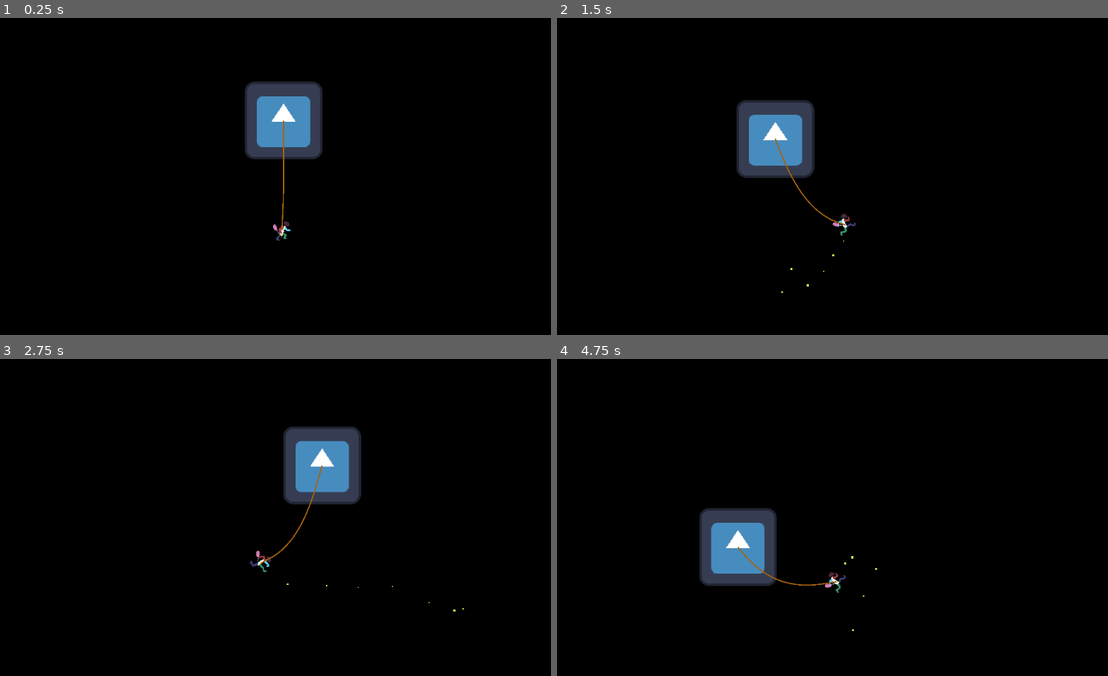
Above: before the commit, frames 1-4 (two rows, left to right).
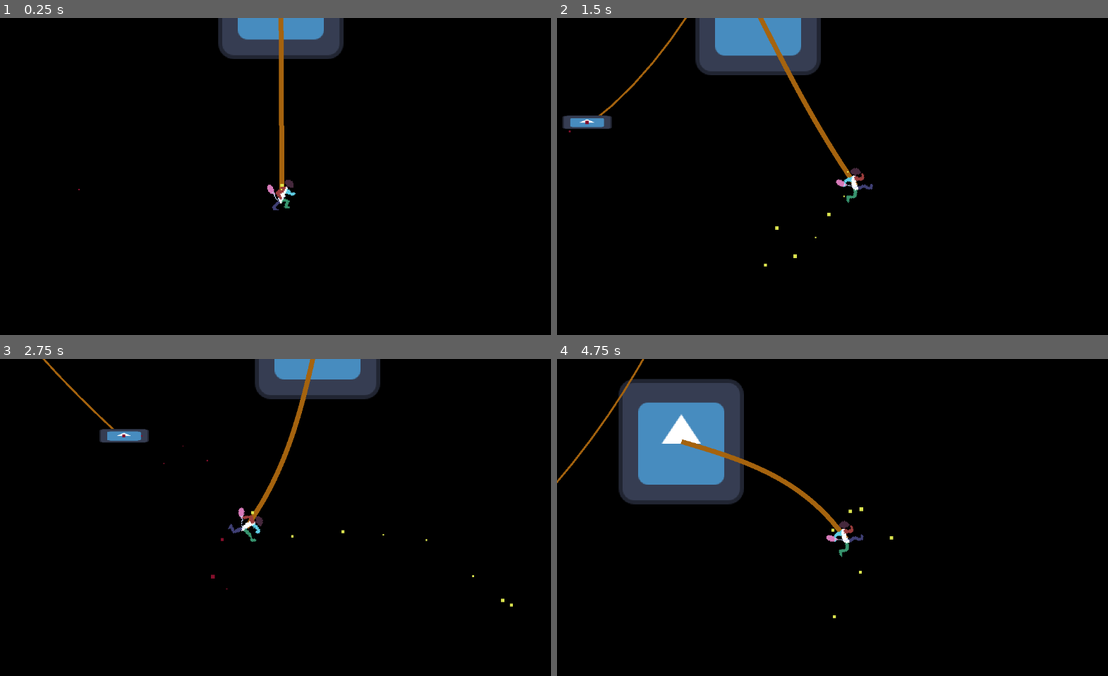
Above: after the commit, the same moments.

Repository: Cosillow/Hello_Gadot
Game: Godot game, scene res://scenes/test_scene_spring.tscn
Same seed, same stepped clock (60 frames per second), same inputs: the game is played once before the commit and once after it. This scene is started directly instead of the project's main scene. The engine's default icon, where the game draws it, is replaced by a stand-in: a white triangle on a blue panel in a dark square.
Inputs:
- Up to frame 1 (0.25 s): no input
- Up to frame 2 (1.5 s): hold Right (move_right) from 0.53 s (still down); tap Z (jump) at 0.77 s
- Up to frame 3 (2.75 s): tap Z (jump) at 1.52 s; release Right (move_right) at 2.03 s; hold Left (move_left) from 2.03 s (still down)
- Up to frame 4 (4.75 s): release Left (move_left) at 2.78 s; hold Right (move_right) 2.78-4.28 s; tap Z (jump) at 3.02, 3.77, 4.52 s; hold Left (move_left) from 4.28 s (still down)

The runs differ from the first frame. In frame 1, 6.7% of the frame differs, in the area x 14-63%, y 0-71%; in frame 2, 8.7%; in frame 3, 7.5%; in frame 4, 13%, in the area x 0-62%, y 0-86%.

Commit message:
swinging with realistic rotation

Diff:
--- a/scenes/player_rigid.gd
+++ /dev/null
@@ -1,11 +0,0 @@
-extends RigidBody2D
-
-@export var thrust = Vector2(50, 0)
-
-func _integrate_forces(state: PhysicsDirectBodyState2D) -> void:
-
-	var direction = Input.get_axis("move_left", "move_right")
-	if direction:
-		state.apply_force(thrust*direction)
-	else:
-		state.apply_force(Vector2.ZERO)
--- a/scenes/rigid_player.tscn
+++ b/scenes/rigid_player.tscn
@@ -1,7 +1,12 @@
-[gd_scene load_steps=13 format=3 uid="uid://bjrwrl5n4ev21"]
+[gd_scene load_steps=14 format=3 uid="uid://bjrwrl5n4ev21"]
 
-[ext_resource type="Script" path="res://scenes/player_rigid.gd" id="1_01crn"]
+[ext_resource type="Script" path="res://scripts/player_rigid.gd" id="1_h10yg"]
 [ext_resource type="Texture2D" uid="uid://dgx80asesftnt" path="res://first-run-animation-Sheet.png" id="2_yedgc"]
+
+[sub_resource type="PhysicsMaterial" id="PhysicsMaterial_phg60"]
+resource_name = "bouncy"
+friction = 0.5
+bounce = 0.3
 
 [sub_resource type="RectangleShape2D" id="RectangleShape2D_drmvv"]
 size = Vector2(21, 32)
@@ -71,16 +76,16 @@
 }]
 
 [node name="RigidPlayer" type="RigidBody2D"]
-position = Vector2(397, 74)
-script = ExtResource("1_01crn")
-thrust = Vector2(450, 0)
-metadata/_edit_group_ = true
+z_index = 5
+physics_material_override = SubResource("PhysicsMaterial_phg60")
+center_of_mass_mode = 1
+script = ExtResource("1_h10yg")
 
 [node name="CollisionShape2D" type="CollisionShape2D" parent="."]
-position = Vector2(0.5, 0)
+position = Vector2(0, 16)
 shape = SubResource("RectangleShape2D_drmvv")
 
-[node name="AnimatedSprite2D" type="AnimatedSprite2D" parent="."]
+[node name="AnimatedSprite2D" type="AnimatedSprite2D" parent="CollisionShape2D"]
 sprite_frames = SubResource("SpriteFrames_tn2e2")
 autoplay = "default"
 
@@ -93,9 +98,3 @@
 initial_velocity_max = 182.93
 scale_amount_max = 4.0
 color = Color(0.858824, 0.890196, 0.309804, 1)
-
-[node name="Camera2D" type="Camera2D" parent="."]
-offset = Vector2(0, -87)
-zoom = Vector2(1.24, 1.24)
-position_smoothing_enabled = true
-position_smoothing_speed = 10.0
--- a/scenes/test_scene_spring.tscn
+++ b/scenes/test_scene_spring.tscn
@@ -1,7 +1,9 @@
-[gd_scene load_steps=5 format=3 uid="uid://b1iw8hn81mj0w"]
+[gd_scene load_steps=7 format=3 uid="uid://b1iw8hn81mj0w"]
 
 [ext_resource type="Texture2D" uid="uid://c5qd8de4d3ab1" path="res://icon.svg" id="1_82kyp"]
 [ext_resource type="PackedScene" uid="uid://bjrwrl5n4ev21" path="res://scenes/rigid_player.tscn" id="1_j1xu6"]
+[ext_resource type="PackedScene" uid="uid://1xojv1oq0tpf" path="res://scenes/SwingingPlatform.tscn" id="2_rqgnu"]
+[ext_resource type="PackedScene" uid="uid://bh10roc2g4e84" path="res://scenes/platform.tscn" id="4_7vnmx"]
 [ext_resource type="PackedScene" uid="uid://bjxxbc7q2u1o8" path="res://scenes/rope.tscn" id="4_51orl"]
 
 [sub_resource type="RectangleShape2D" id="RectangleShape2D_hbe1n"]
@@ -9,7 +11,14 @@
 
 [node name="Node2D" type="Node2D"]
 
-[node name="RigidPlayer" parent="." instance=ExtResource("1_j1xu6")]
+[node name="RigidPlayer2" parent="." node_paths=PackedStringArray("rope") instance=ExtResource("1_j1xu6")]
+position = Vector2(401, 79)
+rope = NodePath("../StaticBody2D2/Rope")
+
+[node name="Camera2D" type="Camera2D" parent="RigidPlayer2"]
+zoom = Vector2(2, 2)
+position_smoothing_enabled = true
+position_smoothing_speed = 10.0
 
 [node name="StaticBody2D2" type="StaticBody2D" parent="."]
 position = Vector2(400, -100)
@@ -22,14 +31,24 @@
 
 [node name="Rope" parent="StaticBody2D2" node_paths=PackedStringArray("attached") instance=ExtResource("4_51orl")]
 ropeLength = 175.0
+tightness = 40
 constrain = 6.0
-gravityAdjustment = 30.0
-attached = NodePath("../../RigidPlayer")
+gravityAdjustment = -20.0
+width = 5.0
+attached = NodePath("../../RigidPlayer2/CollisionShape2D")
 
 [node name="PinJoint2D" type="PinJoint2D" parent="StaticBody2D2"]
 node_a = NodePath("..")
-node_b = NodePath("../../RigidPlayer")
+node_b = NodePath("../../RigidPlayer2")
 softness = 5.0
 angular_limit_enabled = true
 angular_limit_lower = -0.698132
 angular_limit_upper = 0.698132
+
+[node name="SwingingPlatform" parent="." instance=ExtResource("2_rqgnu")]
+position = Vector2(194, -203)
+
+[node name="Platform" parent="." instance=ExtResource("4_7vnmx")]
+position = Vector2(394, -237)
+
+[editable path="RigidPlayer2"]
--- /dev/null
+++ b/scripts/player_rigid.gd
@@ -0,0 +1,17 @@
+extends RigidBody2D
+
+@export var thrust = Vector2(350, 0)
+@export var rope:Rope = null
+@onready var collision_shape: CollisionShape2D = $CollisionShape2D
+
+func _integrate_forces(state: PhysicsDirectBodyState2D) -> void:
+	var direction = Input.get_axis("move_left", "move_right")
+	if direction:
+		state.apply_force(thrust*direction)
+	else:
+		state.apply_force(Vector2.ZERO)
+	if rope:
+		var dir := rope.endDirection
+		#print(dir)
+		collision_shape.rotation = dir.angle() - PI/2 - rotation
+		#rotation = dir.angle() - PI/2
--- a/scripts/rope.gd
+++ b/scripts/rope.gd
@@ -82,6 +82,9 @@
 	get:
 		return _parent_cache.position if _parent_cache else Vector2.ZERO
 
+var endDirection: Vector2 :
+	get:
+		return _pos[_point_count-2].direction_to(_endpoint)
 var finalPosition: PackedVector2Array :
 	get:
 		return _pos * Transform2D().translated(_translation)
@@ -124,7 +127,7 @@
 
 	# allow attached to affect rope before constraints
 	if attached:
-		_endpoint = attached.position
+		_endpoint = attached.global_position
 
 	# tighten rope more if it exceeds ropeLength
 	var distSq = _pos[0].distance_squared_to(_endpoint)
@@ -135,7 +138,7 @@
 
 	# visually reattach endpoint to node
 	if attached:
-		_endpoint = attached.position
+		_endpoint = attached.global_position
 
 	_update_children()
 	queue_redraw()
Not shown, added: clips/swinging_with_rotation.avi
